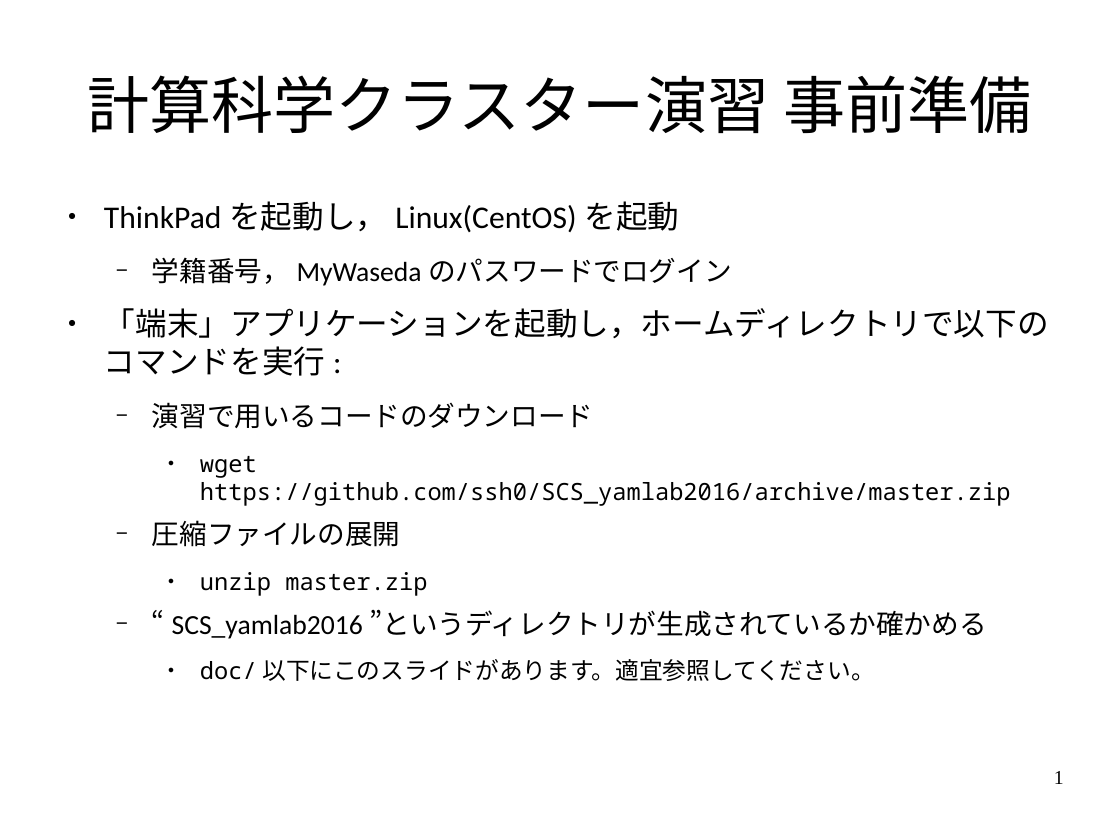
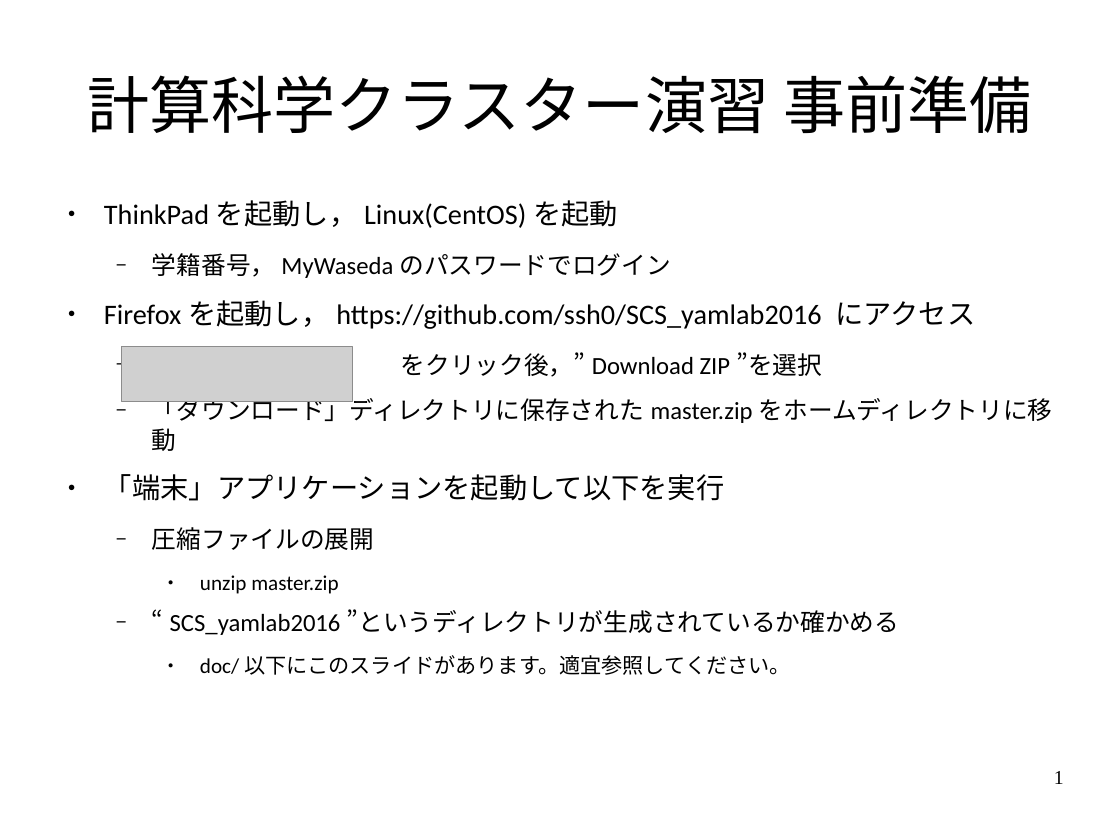
Before and after one commit to ssh0/SCS_yamlab2016, a slide deck: slide 1 of doc/slide.odp. Drawn at 1120x840 pixels with LibreOffice and Linux fonts; fonts in the diff are those of the drawing; grey boxes stand for pictures. Boxes give left, top, right and bottom in pixels: in the first picture for what was removed or moved away, otherwise in the second. Text is boxed around its words. In the diff, an @@ line names an element or a change of style, - is before the commit and + after.

```diff
--- a/doc/slide.odp
+++ b/doc/slide.odp
@@ text at box(152, 200, 899, 675): size 22.4 to 20 pt in "ThinkPadを起動し，Linux(CentOS)を起動"; size 19.6 to 17.5 pt in "学籍番号，MyWasedaのパスワードでログイン", "圧縮ファイルの展開", "“SCS_yamlab2016”というディレクトリが生成されているか確かめる"; size 16.8 to 15 pt, font Noto Sans Mono to Calibri in "unzip master.zip", "doc/以下にこのスライドがあります。適宜参照してください。" @@
@@ text at box(104, 301, 975, 501): text changed; size 16.8 to 20 pt; font Noto Sans Mono to Calibri @@
-● 「端末」アプリケーションを起動し，ホームディレクトリで以下のコマンドを実行:
-  − 演習で用いるコードのダウンロード
-    ● wget https://github.com/ssh0/SCS_yamlab2016/archive/master.zip
+● Firefoxを起動し，https://github.com/ssh0/SCS_yamlab2016 にアクセス
+  − をクリック後，”Download ZIP”を選択
+  − 「ダウンロード」ディレクトリに保存されたmaster.zipをホームディレクトリに移動
+● 「端末」アプリケーションを起動して以下を実行
@@ picture added at box(121, 347, 353, 401) @@
```
Also in this commit, not shown: 1 other file.
